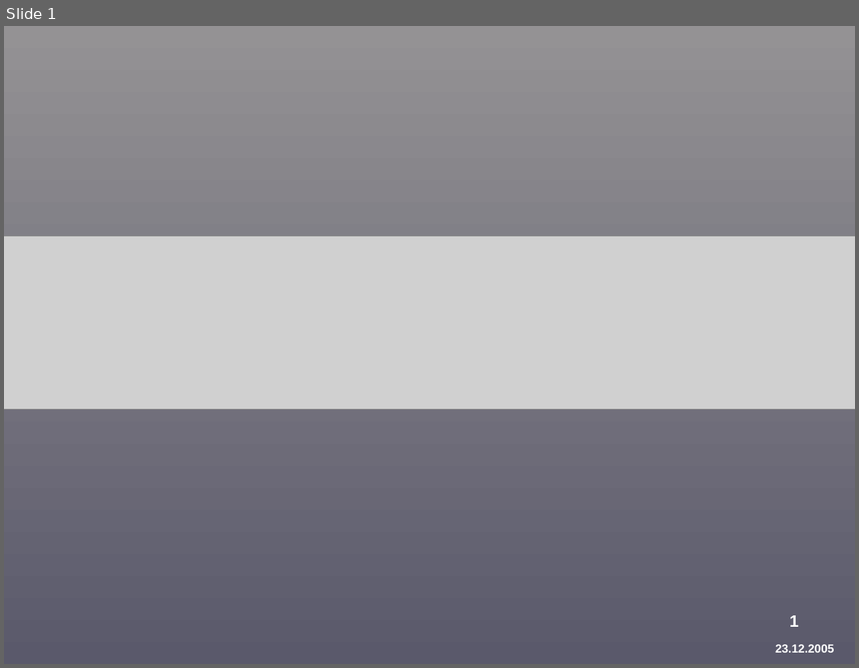
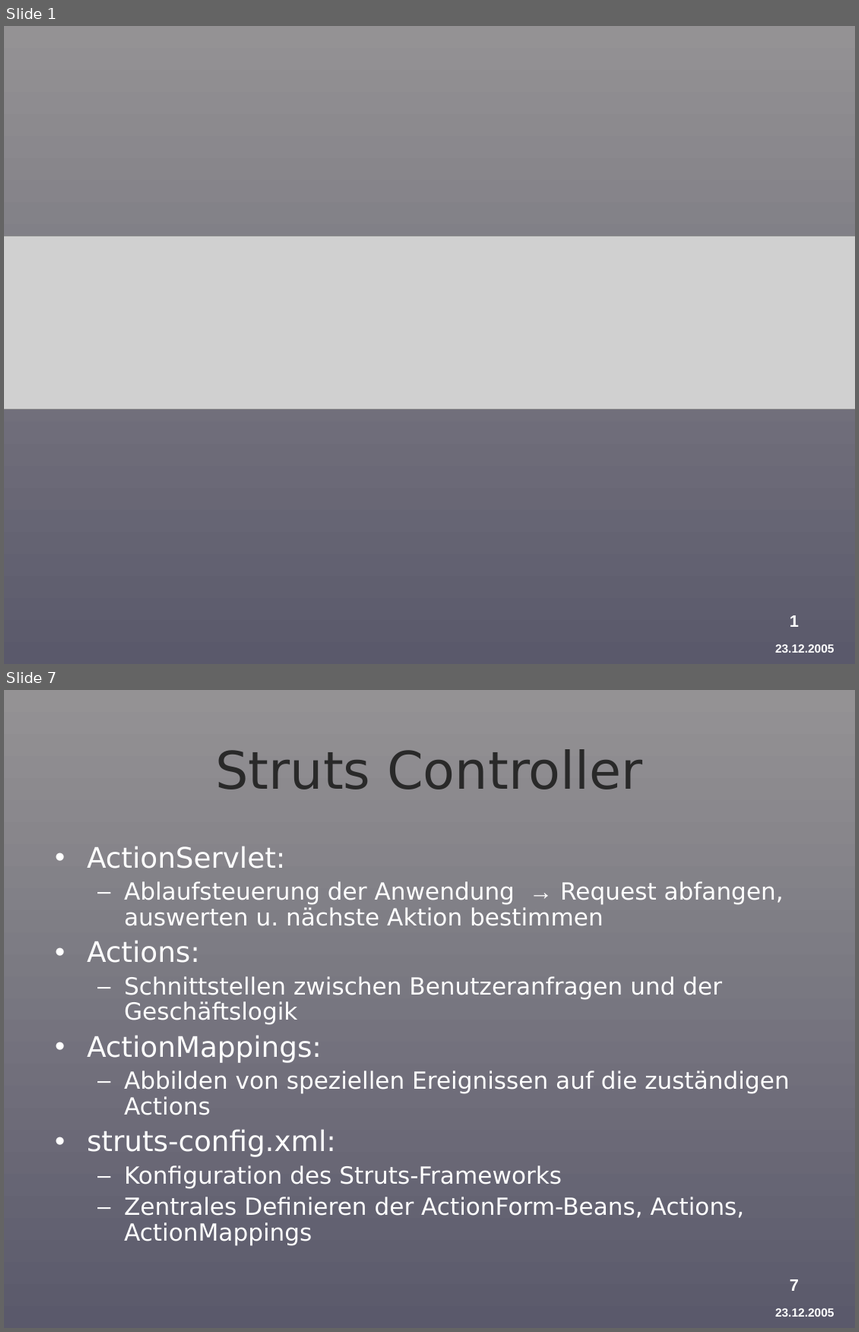
Before and after one commit to BackupTheBerlios/provirent-svn, a slide deck: docu/präsentation/Provirent-Vortrag-3-Forstner.ppt. Shown one above the other, each under a label of ours: slide 1 before the commit, slides 1 and 7 after it; the slides between them are not shown. The pictures are 859x668 and 859x1332 pixels, drawn with LibreOffice and Linux fonts; fonts in the diff are those of the drawing; grey boxes stand for pictures; background and template pictures are left out. Boxes give left, top, right and bottom in pixels: in the first picture for what was removed or moved away, otherwise in the second. Text is boxed around its words. In the diff, an @@ line names an element or a change of style, - is before the commit and + after.

```diff
--- a/docu/präsentation/Provirent-Vortrag-3-Forstner.ppt
+++ b/docu/präsentation/Provirent-Vortrag-3-Forstner.ppt
@@ slide 7 added at bbox=[4, 690, 855, 1328], background gradient #949294 to #5A596B; not listed: 2 template elements that a slide beside it also shows @@
@@ title added at bbox=[215, 749, 642, 790], 44 pt, text #292929 @@
+Struts Controller
@@ text added at bbox=[87, 846, 789, 1246], 20 pt, text #FFFFFF @@
+• ActionServlet:
+  – Ablaufsteuerung der Anwendung → Request abfangen, auswerten u. nächste Aktion bestimmen
+• Actions:
+  – Schnittstellen zwischen Benutzeranfragen und der Geschäftslogik
+• ActionMappings:
+  – Abbilden von speziellen Ereignissen auf die zuständigen Actions
+• struts-config.xml:
+  – Konfiguration des Struts-Frameworks
+  – Zentrales Definieren der ActionForm-Beans, Actions, ActionMappings
```
Also in this commit, not shown: 1 slide changed, 8 other slides added, 2 slides removed.
